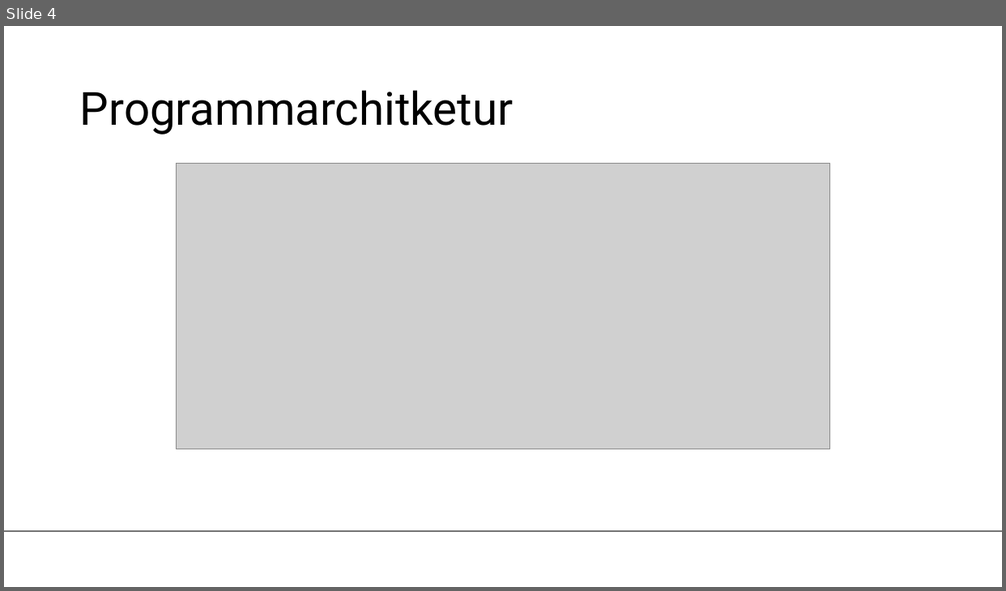
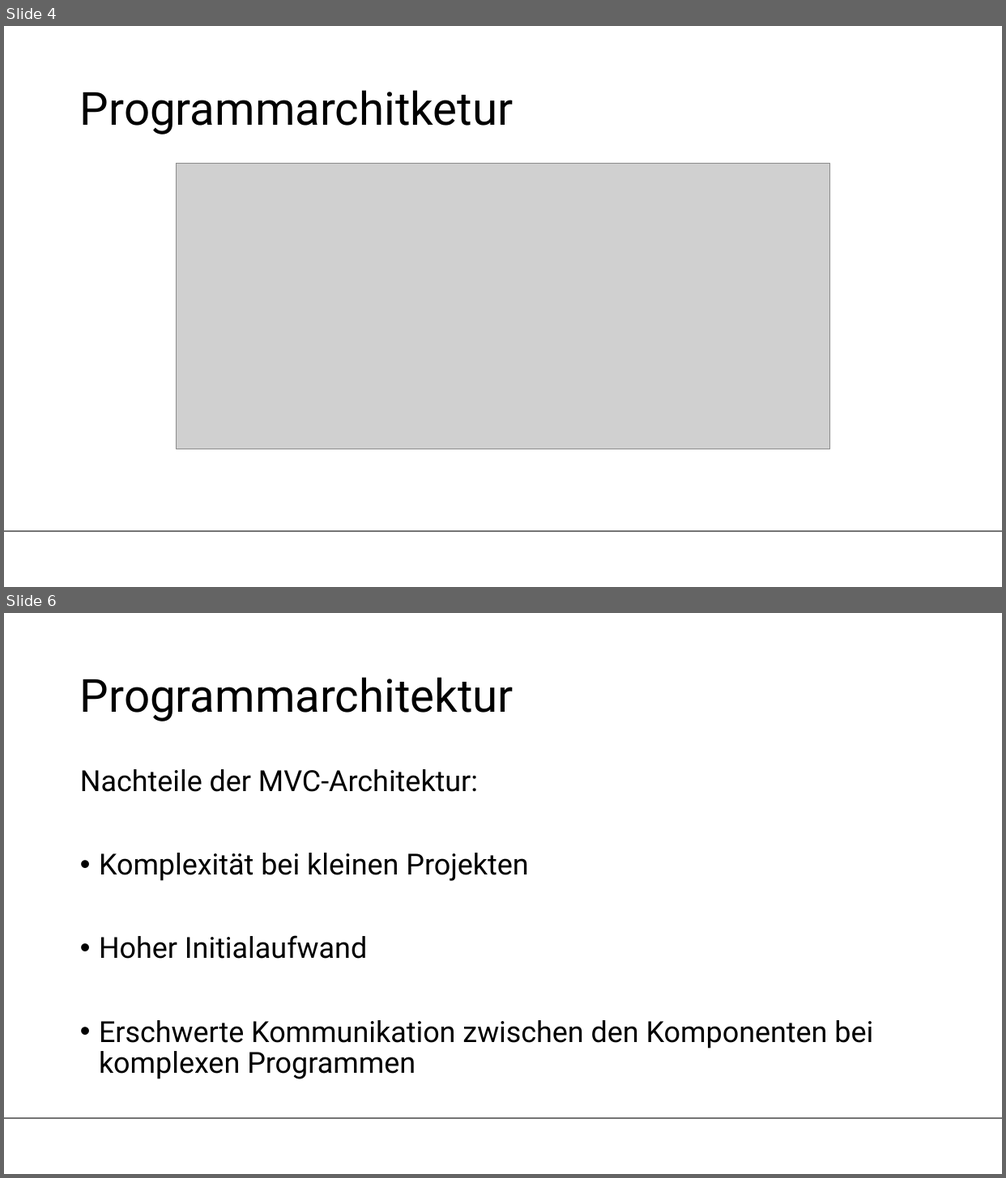
Before and after one commit to Tristan-Bihler/2_Semester_Projekt, a slide deck: Dokumentation/Entwicklung eines Intelligentenempfehlungssystems.pptx. Shown one above the other, each under a label of ours: slide 4 before the commit, slides 4 and 6 after it; the slides between them are not shown. The pictures are 1006x591 and 1006x1178 pixels, drawn with LibreOffice and Linux fonts; fonts in the diff are those of the drawing; grey boxes stand for pictures; background and template pictures are left out. Boxes give left, top, right and bottom in pixels: in the first picture for what was removed or moved away, otherwise in the second. Text is boxed around its words. In the diff, an @@ line names an element or a change of style, - is before the commit and + after.

```diff
--- a/Dokumentation/Entwicklung eines Intelligentenempfehlungssystems.pptx
+++ b/Dokumentation/Entwicklung eines Intelligentenempfehlungssystems.pptx
@@ slide 6 added at [4, 613, 1002, 1174], background #FFFFFF; not listed: 1 template element that a slide beside it also shows @@
@@ title added at [80, 677, 513, 722], 44 pt, text #000000 @@
+Programmarchitektur
@@ text added at [80, 769, 873, 1080], 28 pt, text #000000 @@
+Nachteile der MVC-Architektur:
+• Komplexität bei kleinen Projekten
+• Hoher Initialaufwand
+• Erschwerte Kommunikation zwischen den Komponenten bei komplexen Programmen
```
Also in this commit, not shown: 1 slide changed.
